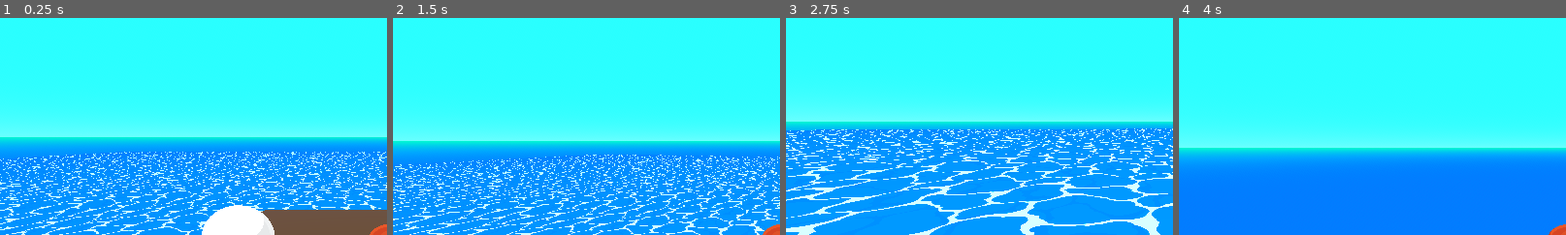
Above: before the commit, frames 1-4 (left to right).
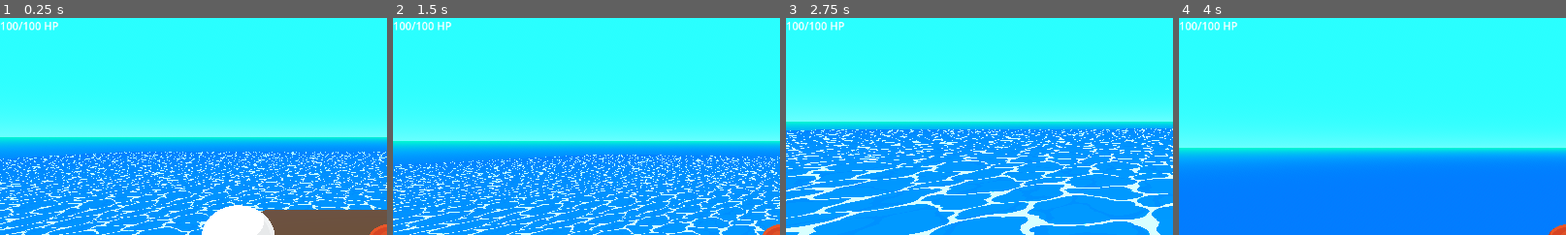
Above: after the commit, the same moments.

Repository: alizardguy/BoatGame
Game: Godot game, scene res://Scenes/Levels/debug_level.tscn
Same seed, same stepped clock (60 frames per second), same inputs: the game is played once before the commit and once after it.
Inputs (mouse positions are % of the whole screen's width and height, from its top left):
- Up to frame 1 (0.25 s): no input
- Up to frame 2 (1.5 s): tap Enter (ui_accept) at 0.5, 0.77 s; move the mouse to (55, 50) at 0.52 s; hold W (move_up) from 0.53 s (still down); move the mouse to (45, 50) at 1.27 s
- Up to frame 3 (2.75 s): keep holding W (move_up); tap Enter (ui_accept) at 1.52 s; move the mouse to (52, 48) at 2.02 s
- Up to frame 4 (4 s): keep holding W (move_up); move the mouse to (49, 52) at 2.77 s; tap Enter (ui_accept) at 3.02, 3.5, 3.77 s; move the mouse to (57, 51) at 3.52 s
The pictures show only the part of the screen within x 0-50%, y 0-50%; the shares and areas given below are measured in that part.

The runs differ from the first frame. In frame 1, 0.3% of the frame differs, in the area x 0-16%, y 1-6%; in frame 2, 0.3%; in frame 3, 0.3%; in frame 4, 0.3%.

Commit message:
added an HP display
added a super simple display of the player health for the sake of debug.

Diff:
--- /dev/null
+++ b/src/Scenes/Interface/user_interface.tscn
@@ -0,0 +1,18 @@
+[gd_scene load_steps=2 format=3 uid="uid://b3skrw3yc1oum"]
+
+[ext_resource type="Script" path="res://Scripts/Interface/MainUI/user_interface.gd" id="1_w1xjv"]
+
+[node name="user_interface" type="Control"]
+layout_mode = 3
+anchors_preset = 15
+anchor_right = 1.0
+anchor_bottom = 1.0
+grow_horizontal = 2
+grow_vertical = 2
+script = ExtResource("1_w1xjv")
+
+[node name="HPdebug" type="Label" parent="."]
+layout_mode = 0
+offset_right = 40.0
+offset_bottom = 23.0
+text = "0/0 HP"
--- a/src/Scenes/Levels/debug_level.tscn
+++ b/src/Scenes/Levels/debug_level.tscn
@@ -1,8 +1,9 @@
-[gd_scene load_steps=14 format=3 uid="uid://c7otswbyblheq"]
+[gd_scene load_steps=15 format=3 uid="uid://c7otswbyblheq"]
 
 [ext_resource type="Shader" path="res://Assets/Shaders/oceanToon.gdshader" id="1_7m3tt"]
 [ext_resource type="Shader" path="res://Assets/Shaders/basicToon.gdshader" id="2_2tb5w"]
 [ext_resource type="PackedScene" uid="uid://dl85ec2cwq75b" path="res://Scenes/Prefabs/Player.tscn" id="3_13rih"]
+[ext_resource type="PackedScene" uid="uid://b3skrw3yc1oum" path="res://Scenes/Interface/user_interface.tscn" id="4_7foum"]
 
 [sub_resource type="ShaderMaterial" id="ShaderMaterial_7ybka"]
 render_priority = 0
@@ -82,27 +83,27 @@
 adjustment_enabled = true
 adjustment_saturation = 1.67
 
-[node name="DebugLevel" type="Node3D"]
+[node name="debug_level" type="Node3D"]
 
-[node name="Water" type="Node3D" parent="."]
+[node name="water" type="Node3D" parent="."]
 
-[node name="MeshInstance3D" type="MeshInstance3D" parent="Water"]
+[node name="MeshInstance3D" type="MeshInstance3D" parent="water"]
 transform = Transform3D(1, 0, 0, 0, 1, 0, 0, 0, 1, 0.0244868, -0.0420727, 0.00571525)
 mesh = SubResource("PlaneMesh_b65ff")
 
-[node name="DebugIsland" type="Node3D" parent="."]
+[node name="debug_island" type="Node3D" parent="."]
 
-[node name="Floor" type="StaticBody3D" parent="DebugIsland"]
+[node name="Floor" type="StaticBody3D" parent="debug_island"]
 
-[node name="Floor Collision" type="CollisionShape3D" parent="DebugIsland/Floor"]
+[node name="Floor Collision" type="CollisionShape3D" parent="debug_island/Floor"]
 shape = SubResource("BoxShape3D_gavk1")
 
-[node name="Floor Mesh" type="MeshInstance3D" parent="DebugIsland/Floor"]
+[node name="Floor Mesh" type="MeshInstance3D" parent="debug_island/Floor"]
 transform = Transform3D(1, 0, 0, 0, 1, 0, 0, 0, 1, 0.0291047, -0.0714965, -0.0212035)
 mesh = SubResource("BoxMesh_ap4p0")
 skeleton = NodePath("../..")
 
-[node name="test orb" type="MeshInstance3D" parent="DebugIsland"]
+[node name="test orb" type="MeshInstance3D" parent="debug_island"]
 transform = Transform3D(1, 0, 0, 0, 1, 0, 0, 0, 1, -2.90316, 0.877505, 0)
 mesh = SubResource("SphereMesh_40yrb")
 surface_material_override/0 = SubResource("ShaderMaterial_vh2t8")
@@ -117,3 +118,5 @@
 
 [node name="WorldEnvironment" type="WorldEnvironment" parent="lighting"]
 environment = SubResource("Environment_nl4f7")
+
+[node name="user_interface" parent="." instance=ExtResource("4_7foum")]
--- a/src/Scripts/Global.gd
+++ b/src/Scripts/Global.gd
@@ -1,11 +1,5 @@
 extends Node
-
 
 # Called when the node enters the scene tree for the first time.
 func _ready():
 	pass # Replace with function body.
-
-
-# Called every frame. 'delta' is the elapsed time since the previous frame.
-func _process(delta):
-	pass
--- /dev/null
+++ b/src/Scripts/Interface/MainUI/user_interface.gd
@@ -0,0 +1,15 @@
+extends Control
+
+var player_vars;
+var hp_display;
+
+# Called when the node enters the scene tree for the first time.
+func _ready():
+	player_vars = get_node("/root/PlayerVariables");
+	hp_display = get_node("HPdebug");
+
+
+# Called every frame. 'delta' is the elapsed time since the previous frame.
+func _process(delta):
+	hp_display.text = str(player_vars.playerHealth) + "/" + str(player_vars.maxHealth) + " HP";
+	pass
--- a/src/Scripts/PlayerScripts/Player.gd
+++ b/src/Scripts/PlayerScripts/Player.gd
@@ -5,9 +5,6 @@
 const walkSpeed : float = 5.0;
 const runSpeed : float = 7.0;
 const JUMP_VELOCITY : float = 4.5;
-
-var attackRate : float = 0.3;
-var lastAttackTime : int = 0;
 
 # Get the gravity from the project settings to be synced with RigidBody nodes.
 var gravity = ProjectSettings.get_setting("physics/3d/default_gravity")
--- /dev/null
+++ b/src/Scripts/PlayerScripts/player_variables.gd
@@ -0,0 +1,12 @@
+extends Node
+
+var playerHealth : int = 100;
+var maxHealth : int = 100;
+
+# Called when the node enters the scene tree for the first time.
+func _ready():
+	pass
+
+# Called every frame. 'delta' is the elapsed time since the previous frame.
+func _process(delta):
+	pass
--- a/src/project.godot
+++ b/src/project.godot
@@ -19,6 +19,7 @@
 [autoload]
 
 Global="*res://Scripts/Global.gd"
+PlayerVariables="*res://Scripts/PlayerScripts/player_variables.gd"
 
 [input]
 
